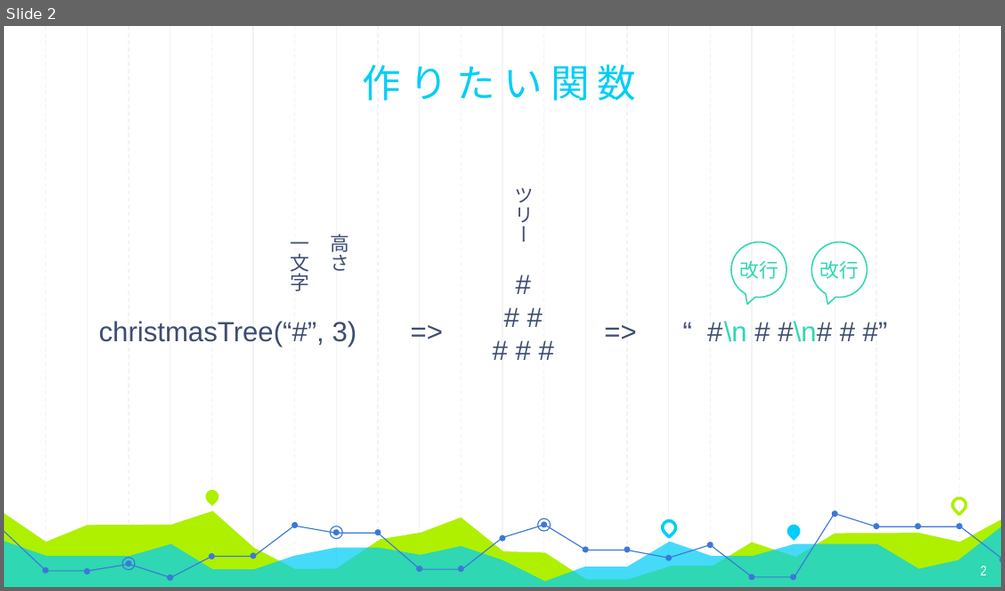
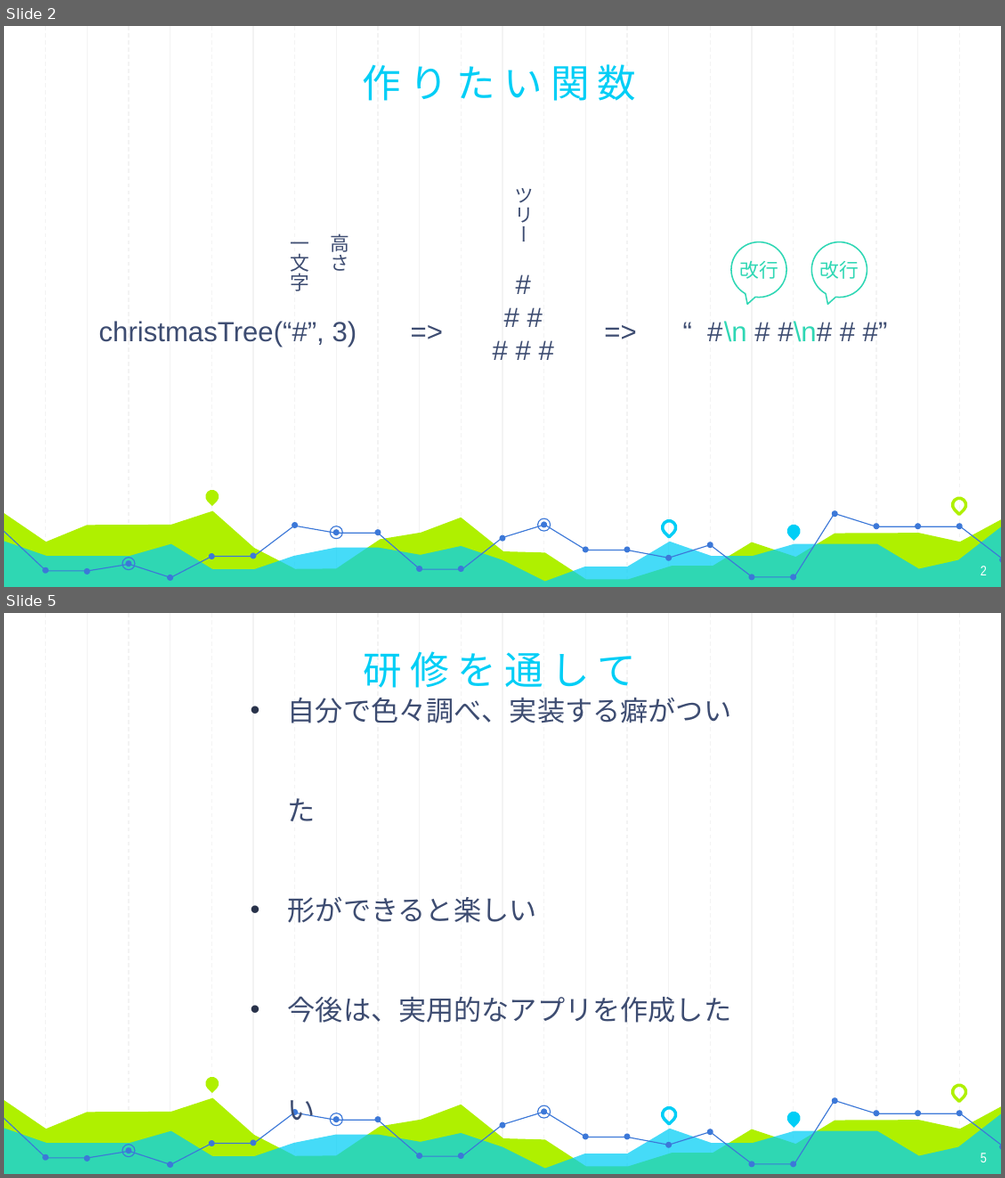
Before and after one commit to kondo0608/tree, a slide deck: presentation.pptx. Shown one above the other, each under a label of ours: slide 2 before the commit, slides 2 and 5 after it; the slides between them are not shown. The pictures are 1005x591 and 1005x1178 pixels, drawn with LibreOffice and Linux fonts; fonts in the diff are those of the drawing. Boxes give left, top, right and bottom in pixels: in the first picture for what was removed or moved away, otherwise in the second. Text is boxed around its words. In the diff, an @@ line names an element or a change of style, - is before the commit and + after.

```diff
--- a/presentation.pptx
+++ b/presentation.pptx
@@ slide 5 added at (4, 613, 1001, 1174), background #FFFFFF; not listed: 59 template elements that a slide beside it also shows @@
@@ title added at (364, 651, 636, 688), 28 pt, text #00CEF6 @@
+研修を通して
@@ text added at (288, 698, 732, 1119), 20 pt, text #3D4C71 @@
+• 自分で色々調べ、実装する癖がついた
+• 形ができると楽しい
+• 今後は、実用的なアプリを作成したい
@@ page number added at (980, 1152, 987, 1162), 10 pt, text #FFFFFF @@
+5
```
Also in this commit, not shown: 2 slides changed.
